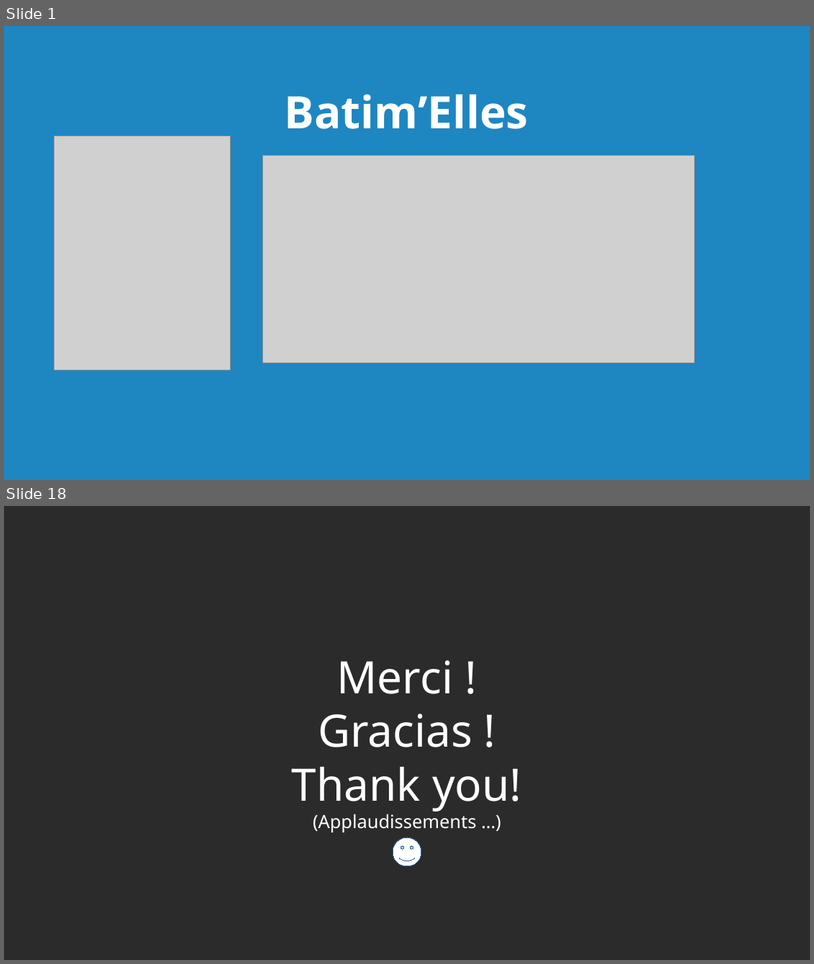
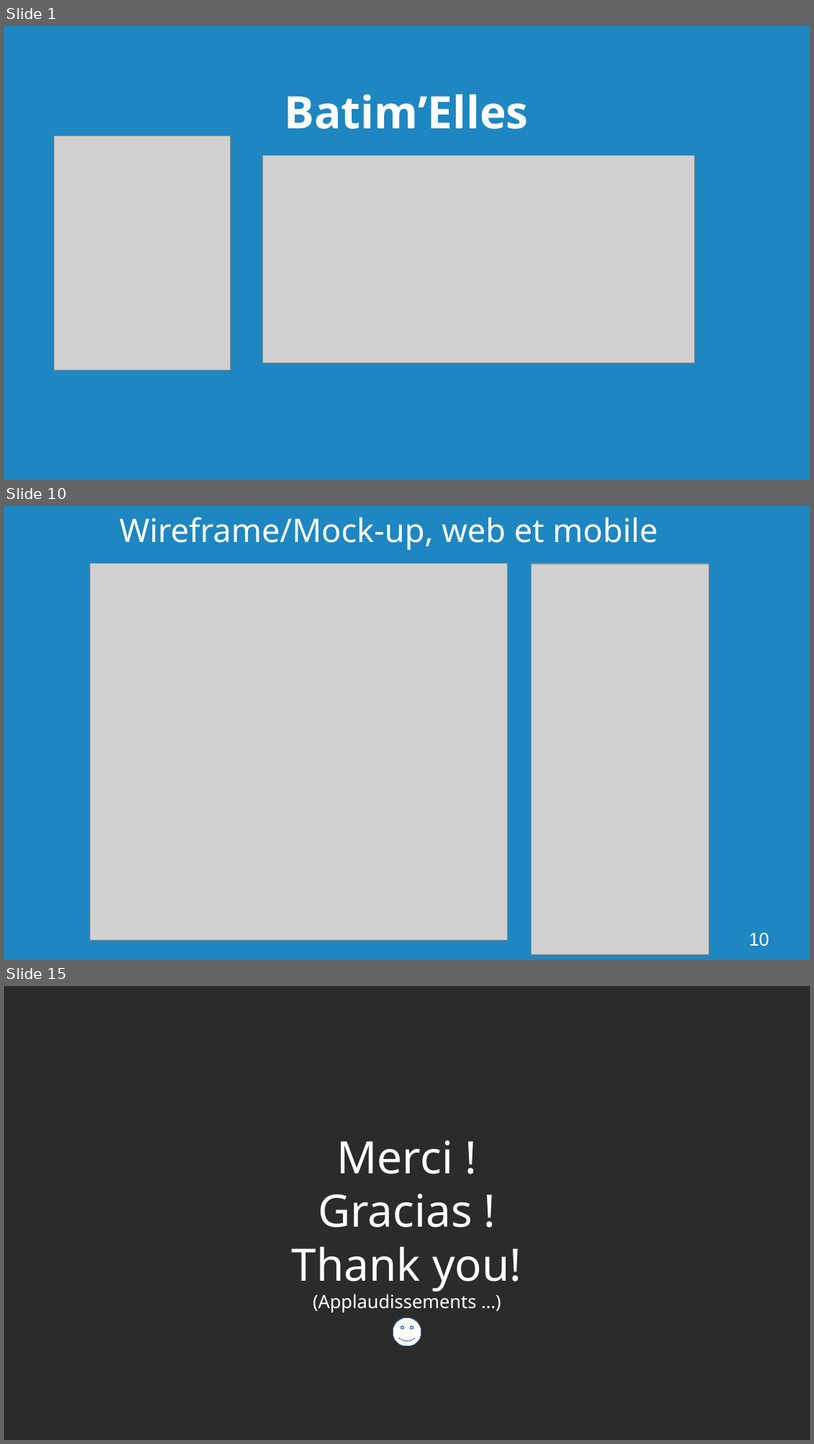
Before and after one commit to Georgie1502/Dossier, a slide deck: 3_Mon_Projet_Fil_Rouge/1_Cahier_des_charges/Presentation Batimelles.odp. Shown one above the other, each under a label of ours: slides 1 and 18 before the commit, slides 1, 10 and 15 after it; the slides between them are not shown. The pictures are 814x964 and 814x1444 pixels, drawn with LibreOffice and Linux fonts; fonts in the diff are those of the drawing; grey boxes stand for pictures; background and template pictures are left out; a plain dark background stands for a picture behind light text. Boxes give left, top, right and bottom in pixels: in the first picture for what was removed or moved away, otherwise in the second. Text is boxed around its words. In the diff, an @@ line names an element or a change of style, - is before the commit and + after.

```diff
--- a/3_Mon_Projet_Fil_Rouge/1_Cahier_des_charges/Presentation Batimelles.odp
+++ b/3_Mon_Projet_Fil_Rouge/1_Cahier_des_charges/Presentation Batimelles.odp
@@ slide 10 added at [4, 506, 810, 960], background #1E86C1 @@
@@ text added at [119, 517, 658, 550], 32 pt, text #FFFFFF @@
+Wireframe/Mock-up, web et mobile
@@ picture added at [90, 564, 508, 940] @@
@@ picture added at [532, 564, 710, 955] @@
@@ page number added at [749, 932, 769, 946], 18 pt, text #FFFFFF @@
+10
@@ what was slide 18 is now slide 15 @@
```
Also in this commit, not shown: 12 slides changed, 4 slides removed, 8 other files.
